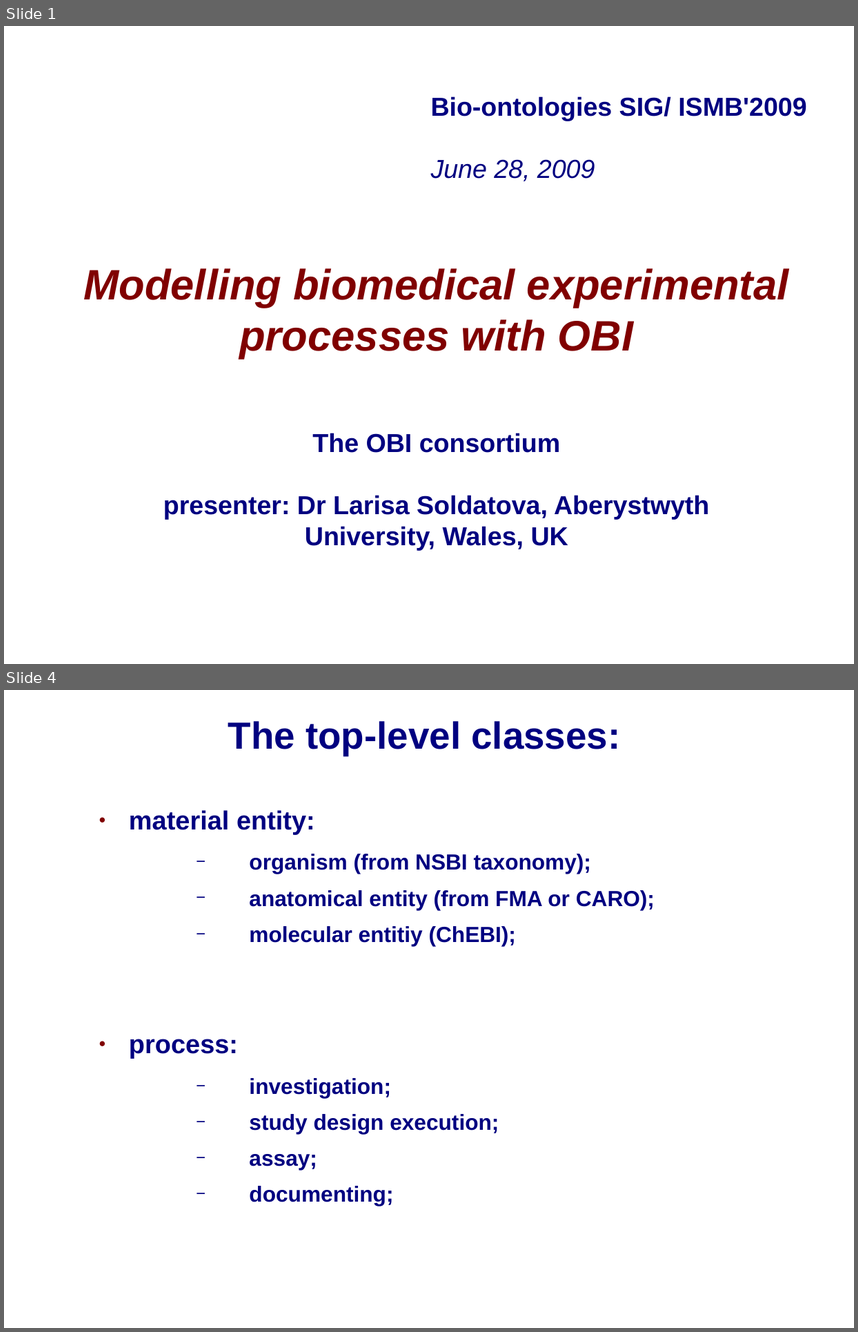
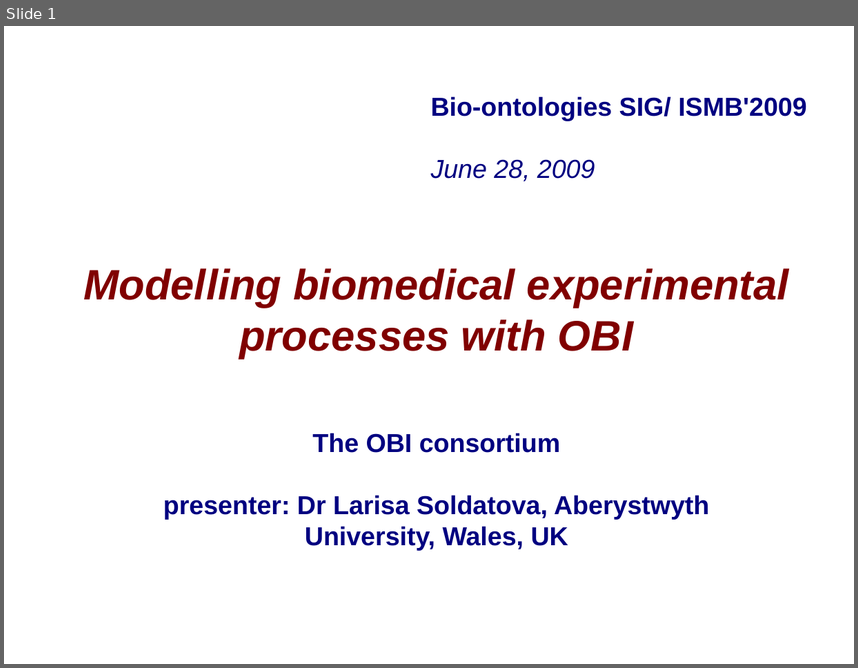
Before and after one commit to jamesaoverton/obi-backup, a slide deck: docs/papers/ISMB_2009/OBI-SIG.ppt. Shown one above the other, each under a label of ours: slides 1 and 4 before the commit, slide 1 after it; the slides between them are not shown. The pictures are 858x1332 and 858x668 pixels, drawn with LibreOffice and Linux fonts; fonts in the diff are those of the drawing; background and template pictures are left out. Boxes give left, top, right and bottom in pixels: in the first picture for what was removed or moved away, otherwise in the second. Text is boxed around its words. In the diff, an @@ line names an element or a change of style, - is before the commit and + after.

```diff
--- a/docs/papers/ISMB_2009/OBI-SIG.ppt
+++ b/docs/papers/ISMB_2009/OBI-SIG.ppt
@@ slide 4 removed at (x1=4, y1=690, x2=854, y2=1328), background picture (left out) @@
@@ title removed at (x1=228, y1=721, x2=620, y2=756) @@
-The top-level classes:
@@ text removed at (x1=129, y1=810, x2=655, y2=1205) @@
-● material entity:
-  − organism (from NSBI taxonomy);
-  − anatomical entity (from FMA or CARO);
-  − molecular entitiy (ChEBI);
-● process:
-  − investigation;
-  − study design execution;
-  − assay;
-  − documenting;
```
Also in this commit, not shown: 4 slides changed, 4 slides added, 3 other slides removed.
